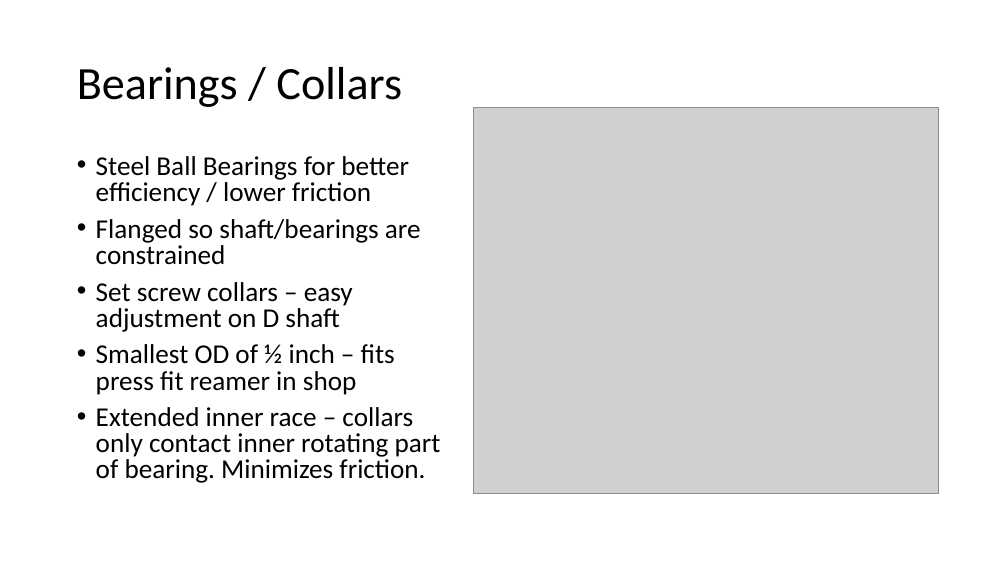
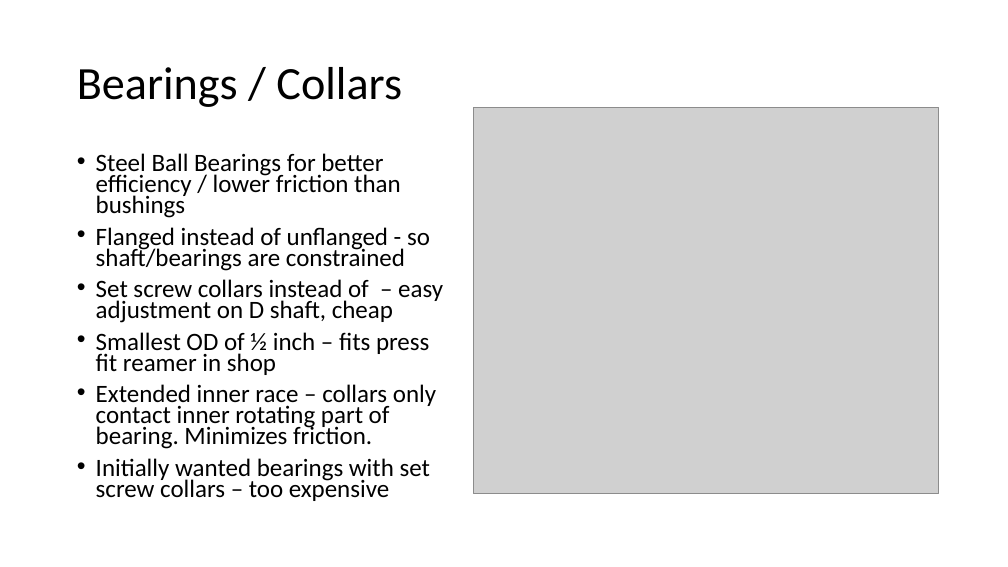
Before and after one commit to astawu/Transmission_TeamOh-, a slide deck: slide 4 of PRD/Zhong_Presentation.pptx. Drawn at 1008x567 pixels with LibreOffice and Linux fonts; fonts in the diff are those of the drawing; grey boxes stand for pictures. Boxes give left, top, right and bottom in pixels: in the first picture for what was removed or moved away, otherwise in the second. Text is boxed around its words. In the diff, an @@ line names an element or a change of style, - is before the commit and + after.

```diff
--- a/PRD/Zhong_Presentation.pptx
+++ b/PRD/Zhong_Presentation.pptx
@@ text at box(96, 153, 443, 323): text changed; size 25.9 to 23.8 pt @@
-• Steel Ball Bearings for better efficiency / lower friction
-• Flanged so shaft/bearings are constrained
-• Set screw collars – easy adjustment on D shaft
+• Steel Ball Bearings for better efficiency / lower friction than bushings
+• Flanged instead of unflanged - so shaft/bearings are constrained
+• Set screw collars instead of – easy adjustment on D shaft, cheap
@@ text at box(96, 332, 436, 449): size 25.9 to 23.8 pt in "Smallest OD of ½ inch – fits ...", "Extended inner race – collars only contact ..."; line spacing 0.8 to 0.7 @@
@@ text at box(96, 458, 430, 501): paragraph added @@
+• Initially wanted bearings with set screw collars – too expensive
```
Also in this commit, not shown: 3 other slides changed.
